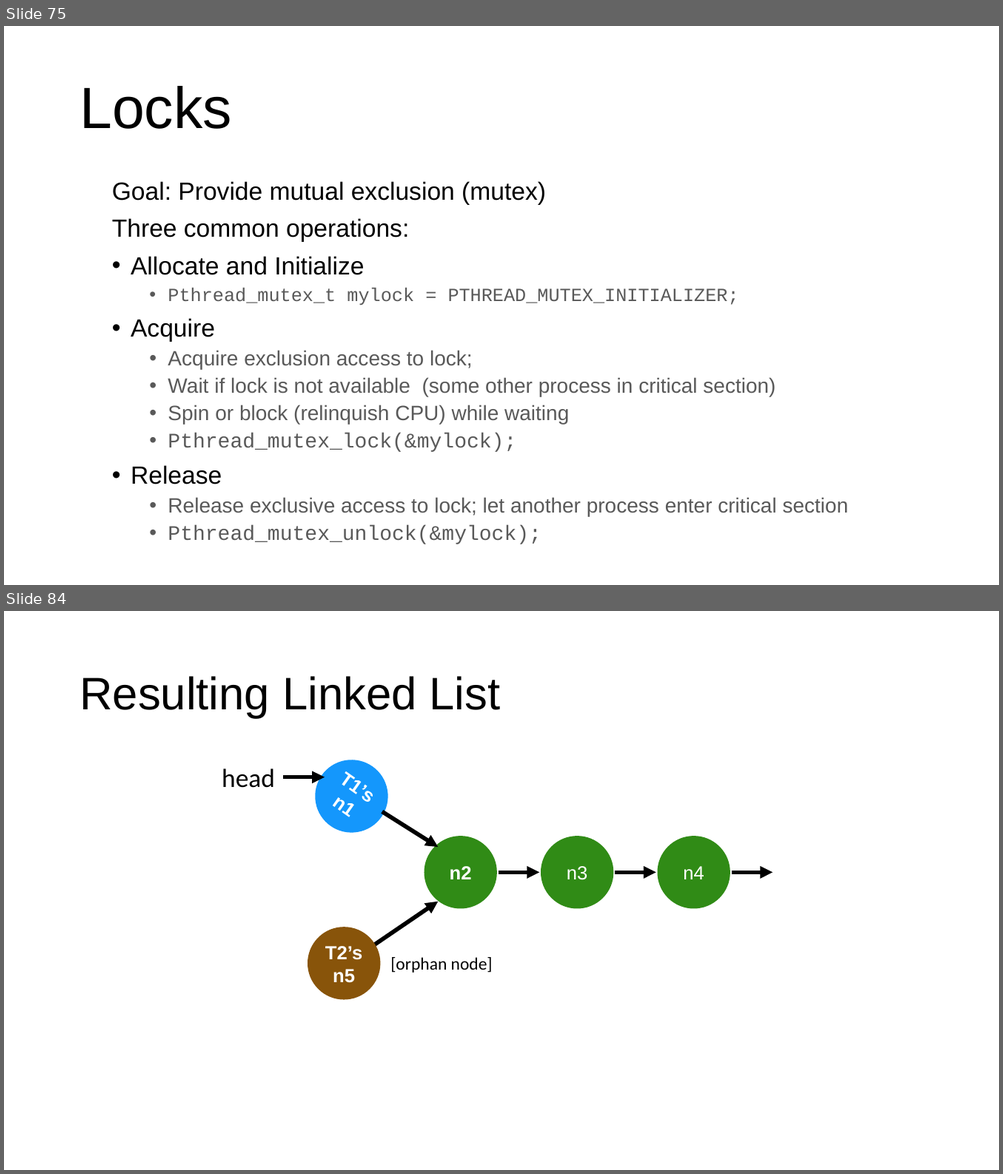
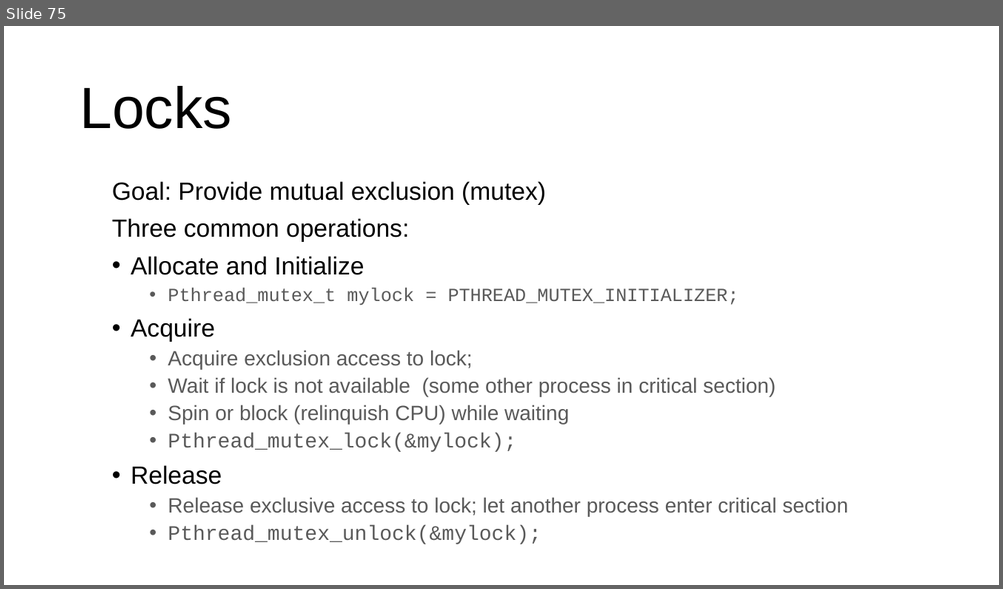
Before and after one commit to ngsrinivas/coursegen, a slide deck: ex/416-F23/staging/416-F23/lectures/09-concurrency.pptx. Shown one above the other, each under a label of ours: slides 75 and 84 before the commit, slide 75 after it; the slides between them are not shown. The pictures are 1003x1174 and 1003x589 pixels, drawn with LibreOffice and Linux fonts; fonts in the diff are those of the drawing. Boxes give left, top, right and bottom in pixels: in the first picture for what was removed or moved away, otherwise in the second. Text is boxed around its words. In the diff, an @@ line names an element or a change of style, - is before the commit and + after.

```diff
--- a/ex/416-F23/staging/416-F23/lectures/09-concurrency.pptx
+++ b/ex/416-F23/staging/416-F23/lectures/09-concurrency.pptx
@@ slide 84 removed at <box>4,611,999,1170</box>, background #FFFFFF @@
@@ title removed at <box>79,676,501,718</box> @@
-Resulting Linked List
@@ freeform shape removed at <box>301,746,403,848</box> @@
-T1’s
-n1
@@ text removed at <box>222,769,275,788</box> @@
-head
@@ arrow removed from (283, 777) to (325, 777) @@
@@ arrow removed from (382, 812) to (438, 848) @@
@@ freeform shape removed at <box>424,836,497,909</box> @@
-n2
@@ freeform shape removed at <box>540,836,614,909</box> @@
-n3
@@ freeform shape removed at <box>657,836,731,909</box> @@
-n4
@@ text removed at <box>786,854,810,891</box> @@
-…
@@ arrow removed from (498, 873) to (540, 873) @@
@@ arrow removed from (615, 873) to (656, 873) @@
@@ arrow removed from (731, 873) to (772, 873) @@
@@ arrow removed from (354, 959) to (438, 902) @@
@@ freeform shape removed at <box>307,927,381,1000</box> @@
-T2’s
-n5
@@ text removed at <box>390,957,492,973</box> @@
-[orphan node]
```
Also in this commit, not shown: 46 other slides removed, 4 other files.
